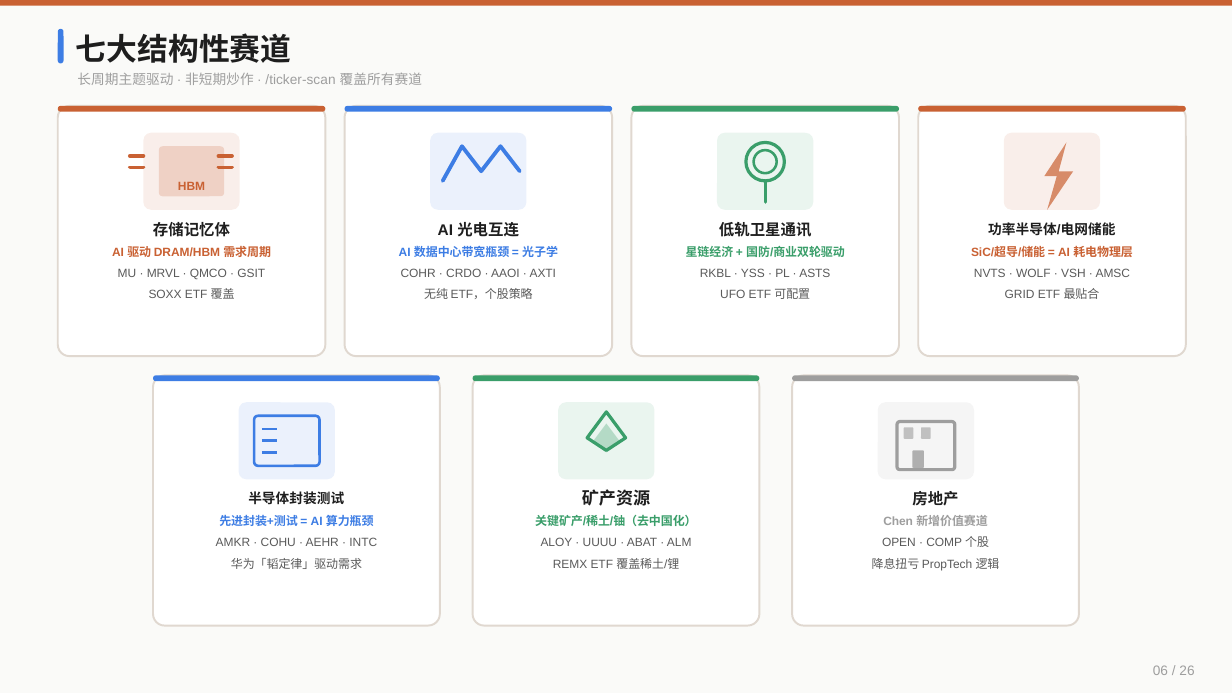
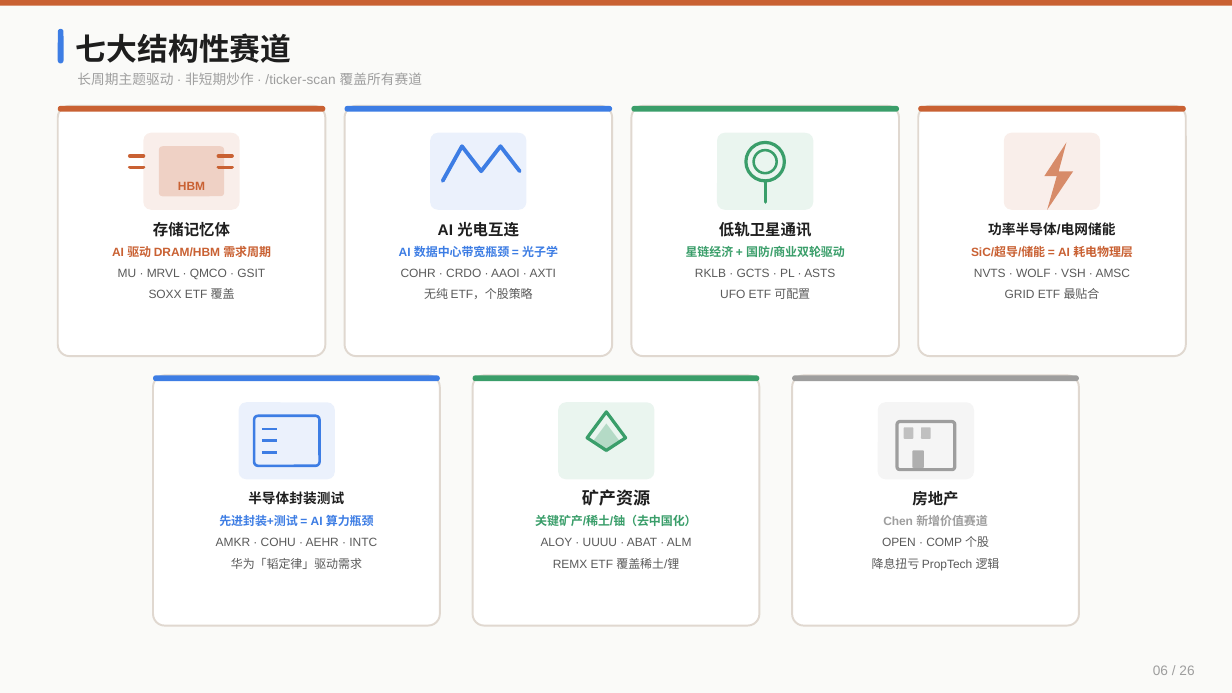
Before and after one commit to austinxyz/course-portal, a slide deck: slide 6 of dl/claude_course_s4.pptx. Drawn at 1232x693 pixels with LibreOffice and Linux fonts; fonts in the diff are those of the drawing. Boxes give left, top, right and bottom in pixels: in the first picture for what was removed or moved away, otherwise in the second. Text is boxed around its words. In the diff, an @@ line names an element or a change of style, - is before the commit and + after.

```diff
--- a/dl/claude_course_s4.pptx
+++ b/dl/claude_course_s4.pptx
@@ text at box(695, 268, 835, 277): text changed @@
-RKBL · YSS · PL · ASTS
+RKLB · GCTS · PL · ASTS
```
Also in this commit, not shown: 9 other slides changed, 5 other files.
